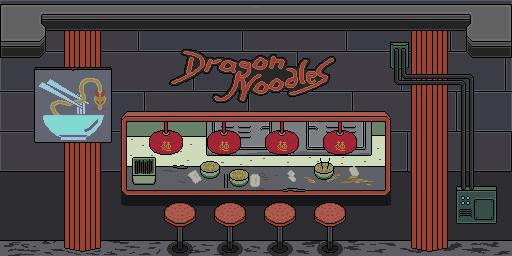
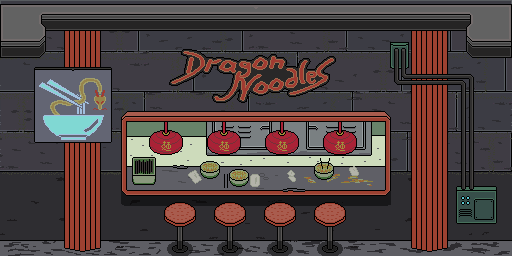
Comparing the layer stacks of the two 512×256 images. Changes:
added layer "dirt copy" above "wall" over (x1=0, y1=31, x2=512, y2=249)
painted on "wall" over (x1=0, y1=58, x2=512, y2=170)
